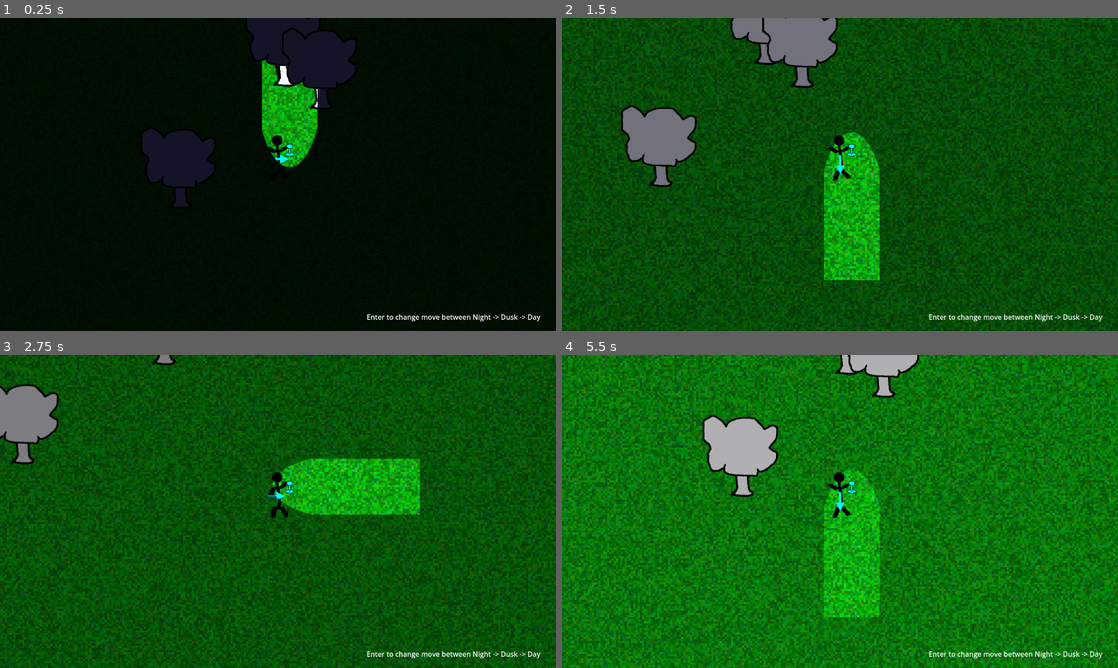
Above: before the commit, frames 1-4 (two rows, left to right).
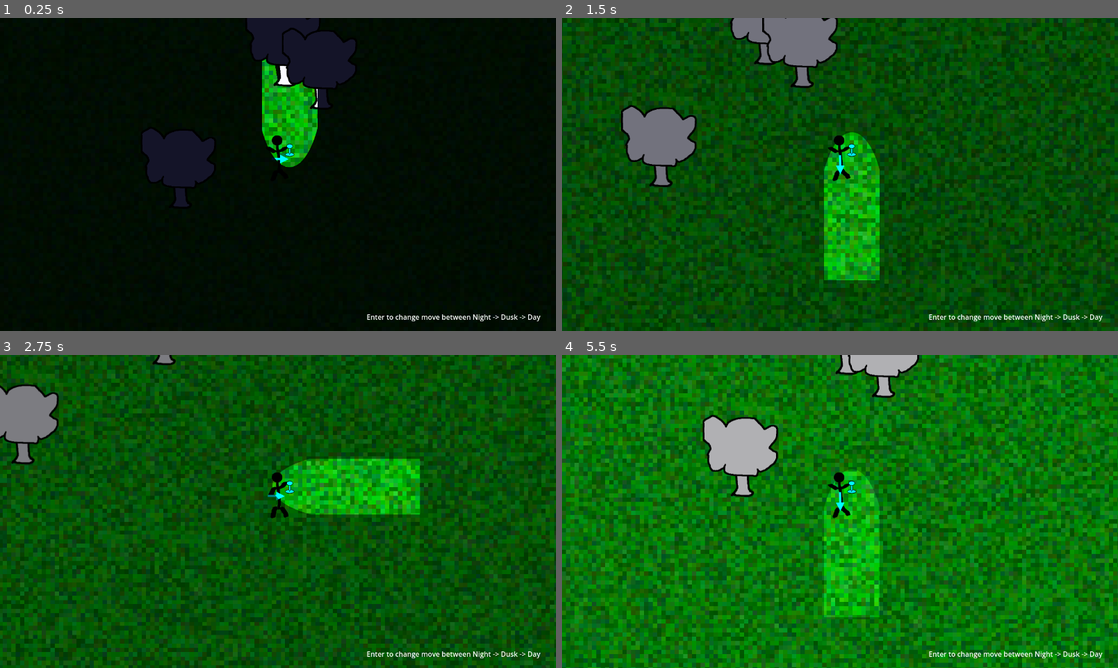
Above: after the commit, the same moments.

Repository: Small-Loan-Studio/TGO
Game: Godot game, scene res://Scratch/Movement/TestMovement.tscn
Same seed, same stepped clock (60 frames per second), same inputs: the game is played once before the commit and once after it.
Inputs (mouse positions are in pixels of both pictures, inside the frame that each line leads up to):
- Up to frame 1 (0.25 s): no input
- Up to frame 2 (1.5 s): tap Enter (ui_accept) at 0.5, 0.77 s; move the mouse to (962, 158) at 0.52 s; hold Right (right) 0.53-1.28 s; click (962, 158) at 0.67 s; move the mouse to (728, 190) at 1.27 s; hold Down (down) from 1.28 s (still down)
- Up to frame 3 (2.75 s): tap Enter (ui_accept) at 1.52 s; move the mouse to (333, 442) at 2.02 s; release Down (down) at 2.03 s; hold Right (right) from 2.03 s (still down)
- Up to frame 4 (5.5 s): move the mouse to (812, 574) at 2.77 s; release Right (right) at 2.78 s; hold Up (up) 2.78-3.53 s; click (812, 574) at 2.92 s; tap Enter (ui_accept) at 3.02, 3.77, 4.52 s; move the mouse to (1006, 558) at 3.52 s; hold Left (left) 3.53-5.03 s; move the mouse to (673, 464) at 4.27 s; move the mouse to (867, 511) at 5.02 s; hold Down (down) from 5.03 s (still down); click (867, 511) at 5.17 s

The runs differ from the first frame. In frame 1, 1.7% of the frame differs, in the area x 47-58%, y 13-48%; in frame 2, 22%; in frame 3, 27%; in frame 4, 55%, in the area x 0-100%, y 0-100%.

Commit message:
Added Labels to Grayboxes and Expanded Map
Added Labels to Grayboxes and Expanded Map. Also added a few more Grayboxes.

Diff:
--- /dev/null
+++ b/Scratch/Movement/GrayBox.gd
@@ -0,0 +1,31 @@
+extends Node2D
+
+# Exported variable for the label text
+@export var box_label_text: String = ""
+
+@onready var label: Label = $BoxLabel
+@onready var sprite: Sprite2D = $BoxSprite
+
+func _ready() -> void:
+	update_label_text()
+	center_label()
+
+# This function ensures the label text is updated
+func update_label_text() -> void:
+	if label:
+		label.text = box_label_text
+		label.visible = true
+
+# This function centers the label on the GrayBox
+func center_label() -> void:
+	if label and sprite:
+		var label_size: Vector2 = label.get_minimum_size()
+		var sprite_size: Vector2 = sprite.texture.get_size()
+		label.position = Vector2(sprite_size.x / 2, sprite_size.y / 2)
+
+# Ensure the label is updated during editing
+func _process(_delta: float) -> void:
+	if Engine.is_editor_hint():
+		update_label_text()
+		center_label()
+		label.show()  # Ensure the label is visible in the editor
--- a/Scratch/Movement/GrayBox.tscn
+++ b/Scratch/Movement/GrayBox.tscn
@@ -1,6 +1,7 @@
-[gd_scene load_steps=4 format=3 uid="uid://ibnwktw1xdvu"]
+[gd_scene load_steps=5 format=3 uid="uid://ibnwktw1xdvu"]
 
 [ext_resource type="Texture2D" uid="uid://ceo0a1wjutqct" path="res://Art/box.png" id="1_8wuxv"]
+[ext_resource type="Script" path="res://Scratch/Movement/GrayBox.gd" id="1_bocbp"]
 
 [sub_resource type="OccluderPolygon2D" id="OccluderPolygon2D_55kx7"]
 polygon = PackedVector2Array(-32, 64, 32, 64, 32, -64, -32, -64)
@@ -9,17 +10,36 @@
 size = Vector2(64, 128)
 
 [node name="GrayBox" type="Node2D"]
-position = Vector2(0, -75)
+script = ExtResource("1_bocbp")
 
-[node name="Sprite2D" type="Sprite2D" parent="."]
+[node name="BoxSprite" type="Sprite2D" parent="."]
+z_index = -5
+position = Vector2(32, 64)
 texture = ExtResource("1_8wuxv")
 
-[node name="LightOccluder2D" type="LightOccluder2D" parent="Sprite2D"]
+[node name="LightOccluder2D" type="LightOccluder2D" parent="BoxSprite"]
 show_behind_parent = true
 occluder = SubResource("OccluderPolygon2D_55kx7")
 occluder_light_mask = 2
 
-[node name="StaticBody2D" type="StaticBody2D" parent="Sprite2D"]
+[node name="StaticBody2D" type="StaticBody2D" parent="."]
+position = Vector2(32, 64)
 
-[node name="CollisionShape2D" type="CollisionShape2D" parent="Sprite2D/StaticBody2D"]
+[node name="CollisionShape2D" type="CollisionShape2D" parent="StaticBody2D"]
 shape = SubResource("RectangleShape2D_tmfnm")
+
+[node name="BoxLabel" type="Label" parent="."]
+anchors_preset = 8
+anchor_left = 0.5
+anchor_top = 0.5
+anchor_right = 0.5
+anchor_bottom = 0.5
+offset_left = -0.5
+offset_top = -11.5
+offset_right = 0.5
+offset_bottom = 11.5
+grow_horizontal = 2
+grow_vertical = 2
+size_flags_horizontal = 3
+size_flags_vertical = 3
+metadata/_edit_use_anchors_ = true
--- a/Scratch/Movement/TestMovement.tscn
+++ b/Scratch/Movement/TestMovement.tscn
@@ -14,7 +14,7 @@
 [node name="Bg" type="Sprite2D" parent="."]
 z_index = -100
 texture_filter = 1
-scale = Vector2(5, 5)
+scale = Vector2(10, 10)
 texture = ExtResource("2_l7wsh")
 
 [node name="Player" parent="." instance=ExtResource("6_4inpa")]
@@ -28,6 +28,12 @@
 position = Vector2(0, -1)
 color = Color(0.0784314, 0.0784314, 0.156863, 1)
 
+[node name="Tavern" parent="." instance=ExtResource("6_dua0r")]
+top_level = true
+position = Vector2(-380, -1003)
+scale = Vector2(7.414, 1.83076)
+box_label_text = "Tavern"
+
 [node name="Tree" parent="." instance=ExtResource("4_diq26")]
 position = Vector2(45, 147)
 
@@ -40,17 +46,21 @@
 [node name="Tree4" parent="." instance=ExtResource("4_diq26")]
 position = Vector2(-526, -429)
 
-[node name="GrayBox" parent="." instance=ExtResource("6_dua0r")]
-position = Vector2(-155, -500)
-scale = Vector2(5.00503, 3.1322)
-
 [node name="GrayBox2" parent="." instance=ExtResource("6_dua0r")]
-position = Vector2(454, -438)
+position = Vector2(239, -501)
 scale = Vector2(4.16, 2.04)
 
 [node name="GrayBox3" parent="." instance=ExtResource("6_dua0r")]
-position = Vector2(256, -706)
+position = Vector2(239, -838)
 scale = Vector2(3.97256, 2.15733)
+
+[node name="GrayBox4" parent="." instance=ExtResource("6_dua0r")]
+position = Vector2(-978, -878)
+scale = Vector2(4.72456, 4.64)
+
+[node name="GrayBox5" parent="." instance=ExtResource("6_dua0r")]
+position = Vector2(-601, -238)
+scale = Vector2(3.05709, 3.23135)
 
 [node name="CanvasLayer" type="CanvasLayer" parent="."]
 layer = 100
